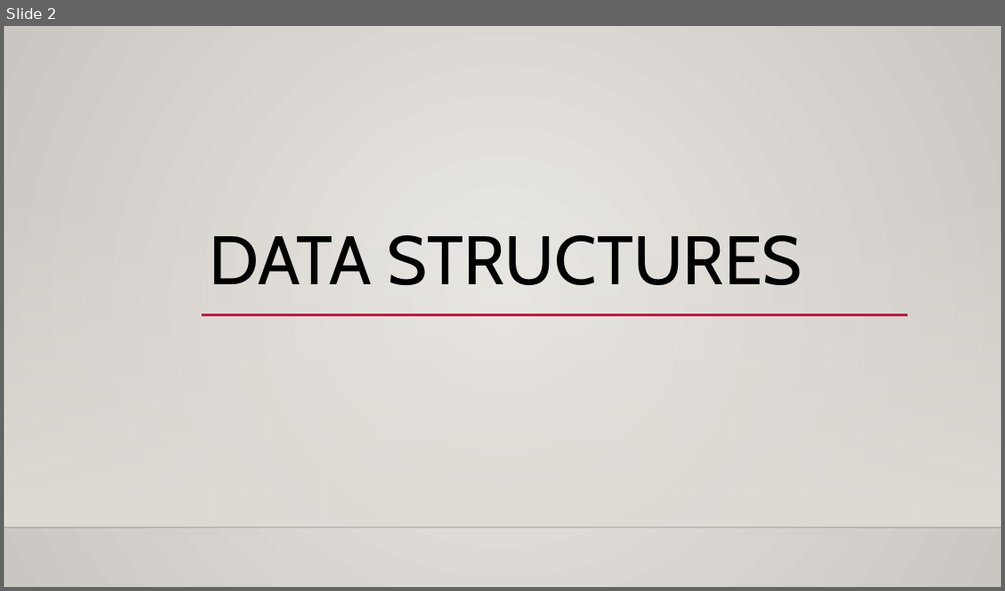
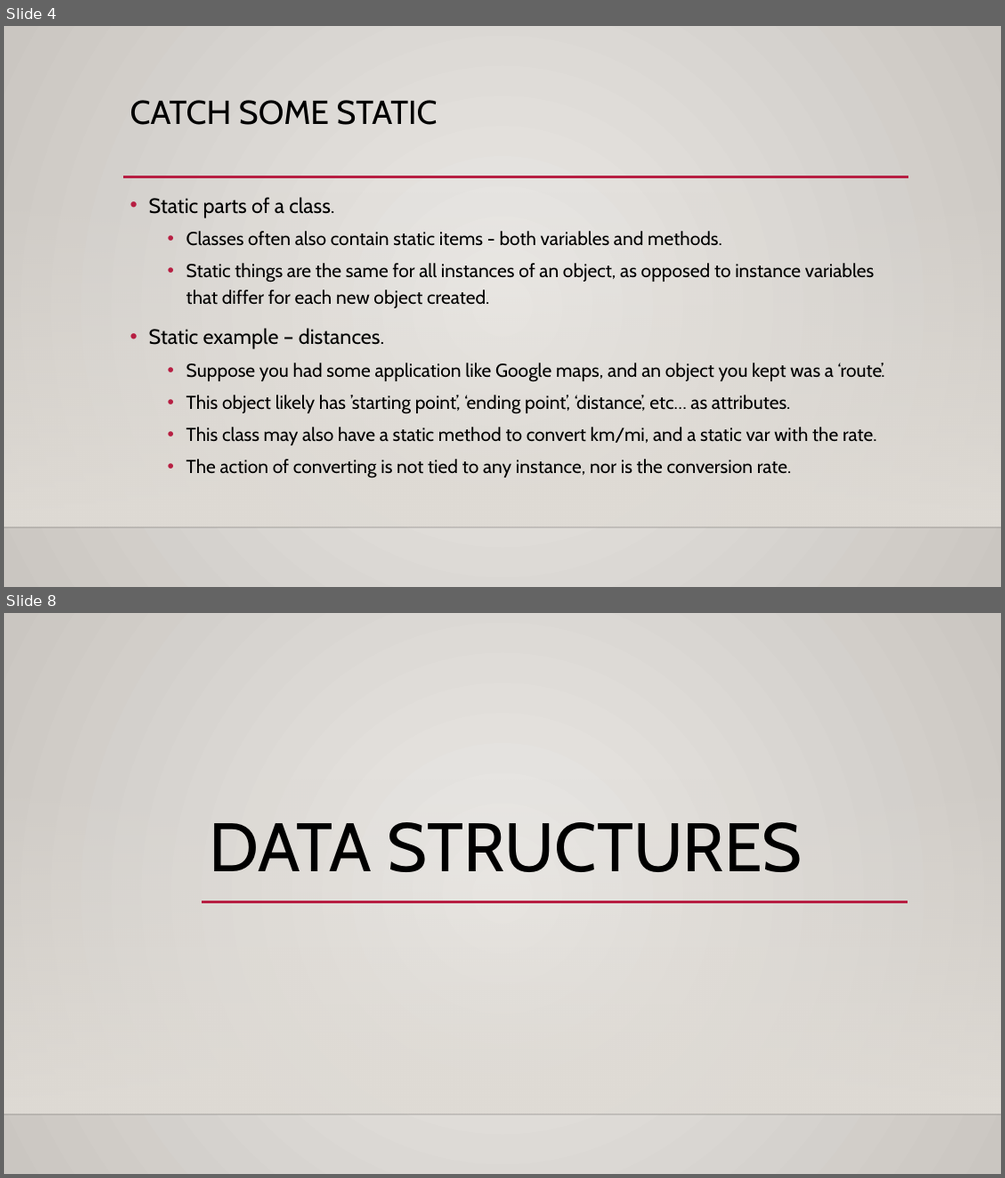
Before and after one commit to AkeemSemperDataScience/Programming_Basics_for_Machine_Learning_Students, a slide deck: reference_material/slides/007_other_data_structures.pptx. Shown one above the other, each under a label of ours: slide 2 before the commit, slides 4 and 8 after it; the slides between them are not shown. The pictures are 1005x591 and 1005x1178 pixels, drawn with LibreOffice and Linux fonts; fonts in the diff are those of the drawing; background and template pictures are left out. Boxes give left, top, right and bottom in pixels: in the first picture for what was removed or moved away, otherwise in the second. Text is boxed around its words. In the diff, an @@ line names an element or a change of style, - is before the commit and + after.

```diff
--- a/reference_material/slides/007_other_data_structures.pptx
+++ b/reference_material/slides/007_other_data_structures.pptx
@@ slide 4 added at [4,26,1001,587], background gradient #ECEAE7 to #CAC7C1; not listed: 2 template elements that a slide beside it also shows @@
@@ title added at [130,100,437,125], 32 pt, text #000000 @@
+CATCH SOME STATIC
@@ line added from (123, 177) to (909, 177), #B71E42 2.5 pt @@
@@ text added at [149,197,885,478], 18 pt, text #000000 @@
+• Static parts of a class.
+  • Classes often also contain static items - both variables and methods.
+  • Static things are the same for all instances of an object, as opposed to instance variables that differ for each new object created.
+• Static example – distances.
+  • Suppose you had some application like Google maps, and an object you kept was a ‘route’.
+  • This object likely has ’starting point’, ‘ending point’, ‘distance’, etc… as attributes.
+  • This class may also have a static method to convert km/mi, and a static var with the rate.
+  • The action of converting is not tied to any instance, nor is the conversion rate.
@@ what was slide 2 is now slide 8 @@
```
Also in this commit, not shown: 8 slides changed, 12 other slides added, 1 slide removed, 5 other files.
